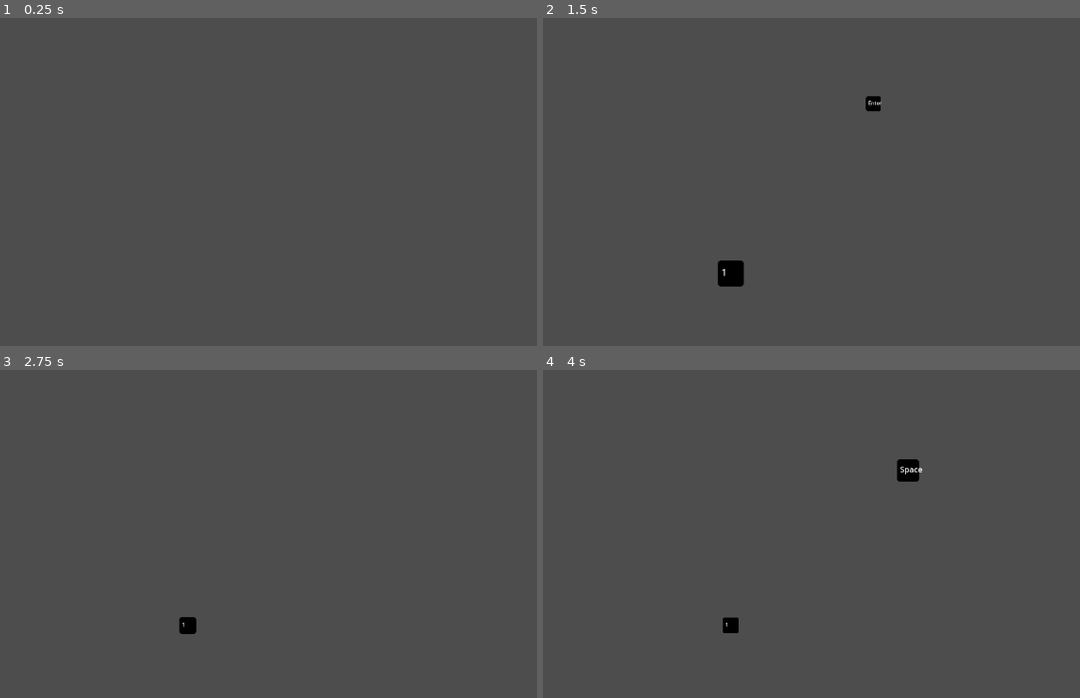
Above: before the commit, frames 1-4 (two rows, left to right).
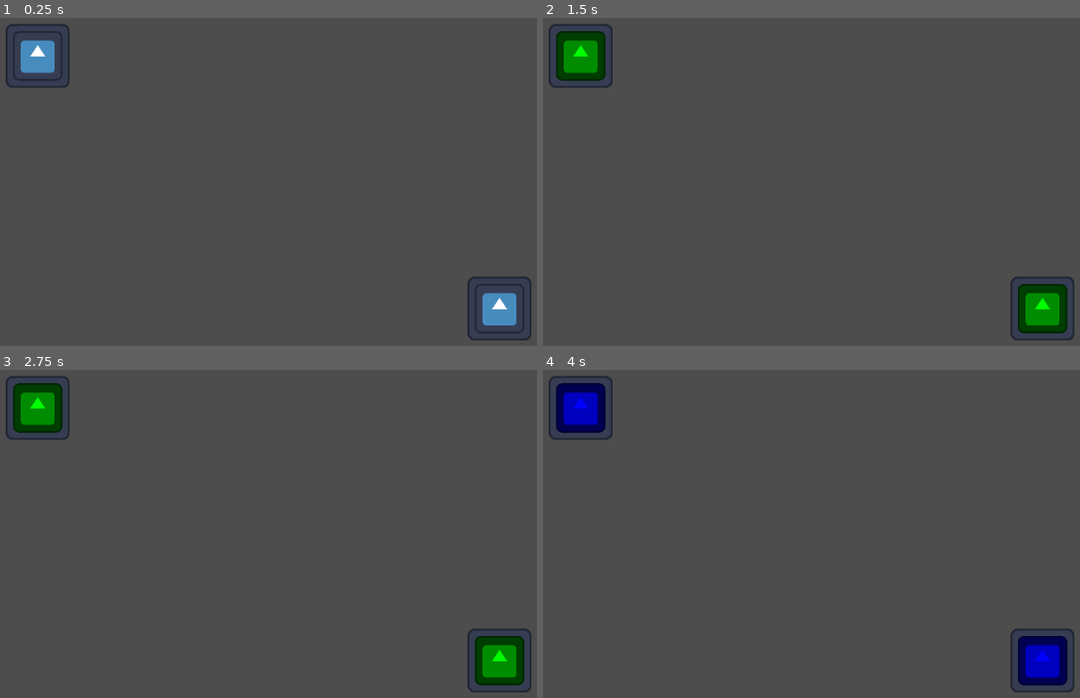
Above: after the commit, the same moments.

Repository: StickyBeacon/balloons
Game: Godot game, scene res://spaces/world.tscn
The game is run twice, just before and just after one commit, with the same random seed, the same clock (stepped at 60 frames per second) and the same inputs. Before the commit the project starts from res://world.tscn. The engine's default icon, where the game draws it, is replaced by a stand-in: a white triangle on a blue panel in a dark square.
Inputs (mouse positions are in pixels of both pictures, inside the frame that each line leads up to):
- Up to frame 1 (0.25 s): no input
- Up to frame 2 (1.5 s): tap Enter at 0.5 s; move the mouse to (983, 162) at 0.52 s; click (983, 162) at 0.67 s; move the mouse to (666, 204) at 1.27 s; click (666, 204) at 1.42 s
- Up to frame 3 (2.75 s): move the mouse to (349, 442) at 2.02 s; click (349, 442) at 2.17 s
- Up to frame 4 (4 s): move the mouse to (779, 619) at 2.77 s; click (779, 619) at 2.92 s; tap Space at 3.5 s; move the mouse to (1042, 599) at 3.52 s; click (1042, 599) at 3.67 s

The runs differ from the first frame. In frame 1, 2.4% of the frame differs, in the area x 1-99%, y 1-99%; in frame 2, 4.0%; in frame 3, 3.6%; in frame 4, 3.9%.

Commit message:
Player balloons

Diff:
--- a/input_checker.gd
+++ b/input_checker.gd
@@ -1,38 +1,49 @@
 extends Node2D
 
-const player_res : Resource = preload("res://player/select_balloon.tscn")
+const selecter_balloon_res : Resource = preload("res://player/selecter_balloon.tscn")
+const player_balloon_res : Resource = preload("res://player/player_balloon.tscn")
+const voter_balloon_res : Resource = preload("res://player/voter_balloon.tscn")
 
 const DEFLATE_SPEED : float = 0.5
 const MAX_SCALE : float = 5
 const MIN_SCALE : float = 0.05
 
+var chosen_events : Array[InputEvent]
+
+
 func _input(event: InputEvent) -> void:
-	var is_allowed = event is InputEventMouseButton  \
-					or event is InputEventKey \
+	var is_allowed = event is InputEventKey \
 					or event is InputEventJoypadButton
 
-	if is_allowed and event.is_pressed():
+	if is_allowed and event.is_pressed() and not exists_in_chosen_event(event):
 		if event is InputEventMouseButton:
-			touch_player("%s" % event.button_index)
+			touch_player("%s" % event.button_index, event)
 		elif event is InputEventKey:
-			touch_player("%s" % event.as_text_keycode())
+			touch_player("%s" % event.as_text_keycode(), event)
 		elif event is InputEventJoypadButton:
-			touch_player("%s, %s" % [event.device,event.button_index])
+			touch_player("%s, %s" % [event.device,event.button_index], event)
 
 
-func touch_player(tag : String) -> void:
+func exists_in_chosen_event(event : InputEvent) -> bool:
+	for chosen_event in chosen_events:
+		if event.is_match(chosen_event):
+			return true
+	return false
+
+
+
+func touch_player(tag : String, event : InputEvent) -> void:
 	var children = get_children()
 
 	for child in children:
 		if child.name == tag:
-			print("Child found!")
 			increase_size(child,0.3)
 			return
 
-	var player : SelectBalloon = player_res.instantiate()
+	var player : SelectBalloon = selecter_balloon_res.instantiate()
 	add_child(player)
-	player.global_position = Vector2((randf()-0.5)*300,(randf()-0.5)*300)
-	player.initialize(tag)
+	player.global_position = Vector2((randf()-0.5)*300,(randf()-0.5)*300) + Vector2(0,-100)
+	player.initialize(tag, event)
 	player.name = tag
 
 
@@ -42,13 +53,21 @@
 
 	if child.scale.x > MAX_SCALE:
 		print("%s: I've been chosen!" % name)
-		# TODO POP THE BALLOOn
+		spawn_voter(child)
 		child.queue_free()
 	elif child.scale.x < MIN_SCALE:
 		# TODO POP THE BALLOOn
 		child.queue_free()
 
 
-func _process(delta: float) -> void:
+func _process(delta : float) -> void:
 	for child in get_children():
 		increase_size(child,-delta*DEFLATE_SPEED)
+
+
+func spawn_voter(child : SelectBalloon) -> void:
+	var voter : VoterBalloon = voter_balloon_res.instantiate()
+	voter.initialize(child.name, child.action_event)
+	%Voters.add_child(voter)
+	voter.position = Vector2((randf()-0.5)*1000, 0)
+	chosen_events.push_back(child.action_event)
--- /dev/null
+++ b/items/item.gd
@@ -0,0 +1,8 @@
+extends RigidBody2D
+class_name Item
+
+const FORCE : float = 500
+
+func initialise(player : PlayerBalloon) -> void:
+	linear_velocity = Vector2.UP.rotated(rotation)*FORCE
+	player.apply_impulse(-Vector2.UP.rotated(rotation)*FORCE)
--- /dev/null
+++ b/items/item.tscn
@@ -0,0 +1,25 @@
+[gd_scene load_steps=5 format=3 uid="uid://b1tepfbuvkv0e"]
+
+[ext_resource type="Script" uid="uid://cbnxhflpt4ow" path="res://items/item.gd" id="1_pxpuq"]
+[ext_resource type="Texture2D" uid="uid://d0c3yt2ugmg7e" path="res://icon.svg" id="2_buahv"]
+
+[sub_resource type="PhysicsMaterial" id="PhysicsMaterial_buahv"]
+
+[sub_resource type="CircleShape2D" id="CircleShape2D_pxpuq"]
+radius = 20.0
+
+[node name="Item" type="RigidBody2D"]
+collision_layer = 4
+collision_mask = 0
+physics_material_override = SubResource("PhysicsMaterial_buahv")
+gravity_scale = 0.0
+script = ExtResource("1_pxpuq")
+
+[node name="CollisionShape2D" type="CollisionShape2D" parent="."]
+shape = SubResource("CircleShape2D_pxpuq")
+
+[node name="Icon" type="Sprite2D" parent="."]
+modulate = Color(1, 0, 0, 1)
+z_index = 10
+scale = Vector2(0.295735, 0.295735)
+texture = ExtResource("2_buahv")
--- /dev/null
+++ b/managers/item_container.gd
@@ -0,0 +1,6 @@
+extends Node
+
+
+func clear_items() -> void:
+	for item in get_children():
+		item.queue_free()
--- /dev/null
+++ b/player/aimer.gd
@@ -0,0 +1,7 @@
+extends Node
+
+const ROTATE_SPEED : float = 2*PI
+
+
+func _physics_process(delta: float) -> void:
+	%AimerNode.rotate(delta*ROTATE_SPEED)
--- /dev/null
+++ b/player/ammo_container.gd
@@ -0,0 +1,15 @@
+extends Node
+
+# TODO steek hier alle ammo ofzo.
+
+const item : Resource = preload("res://items/item.tscn")
+
+var item_array : Array[Resource] = [item, item, item]
+
+
+func change_item(index : int, res : Resource):
+	item_array[index] = res
+
+
+func get_current_item_resource() -> Resource:
+	return item_array[%AmmoSwitcher.get_current_index()]
--- /dev/null
+++ b/player/ammo_switcher.gd
@@ -0,0 +1,20 @@
+extends Node
+
+var _colors : Array[Color] = [Color.RED, Color.BLUE, Color.GREEN]
+var _current_index : int = 0:
+	set(value):
+		_current_index = value
+		%AmmoIcon.modulate = _colors[_current_index]
+
+
+func _on_ammo_switch_timer_timeout() -> void:
+	switch_ammo()
+
+
+func switch_ammo() -> void:
+	_current_index = (_current_index + 1) % _colors.size()
+	print(_current_index)
+
+
+func get_current_index() -> int:
+	return _current_index
--- /dev/null
+++ b/player/player_balloon.gd
@@ -0,0 +1,16 @@
+extends RigidBody2D
+class_name PlayerBalloon
+
+@export var action_event : InputEvent
+
+
+func _input(event: InputEvent) -> void:
+	if (event is InputEventKey or event is InputEventJoypadButton) and event.is_pressed():
+		if action_event == null:
+			action_event = event
+		if event.is_match(action_event):
+			%StateMachine.press_button()
+
+
+func set_action_event(event : InputEvent):
+	action_event = event
--- /dev/null
+++ b/player/player_balloon.tscn
@@ -0,0 +1,69 @@
+[gd_scene load_steps=9 format=3 uid="uid://b5psgwewk1v3"]
+
+[ext_resource type="Script" uid="uid://ov74tu5f2qaq" path="res://player/player_balloon.gd" id="1_5o7mk"]
+[ext_resource type="Texture2D" uid="uid://d0c3yt2ugmg7e" path="res://icon.svg" id="1_f47xf"]
+[ext_resource type="Script" uid="uid://b1v3yn4eib51f" path="res://player/aimer.gd" id="3_67ajk"]
+[ext_resource type="Script" uid="uid://b2tqqnkabodfk" path="res://player/ammo_switcher.gd" id="4_30ftv"]
+[ext_resource type="Script" uid="uid://2yrddu6k5r8h" path="res://player/state_machine.gd" id="4_homko"]
+[ext_resource type="Script" uid="uid://ckjqqd4s0svgt" path="res://player/ammo_container.gd" id="5_c4xvv"]
+
+[sub_resource type="PhysicsMaterial" id="PhysicsMaterial_c4xvv"]
+friction = 0.0
+bounce = 1.0
+
+[sub_resource type="CircleShape2D" id="CircleShape2D_5o7mk"]
+radius = 50.0
+
+[node name="PlayerBalloon" type="RigidBody2D"]
+collision_layer = 2
+physics_material_override = SubResource("PhysicsMaterial_c4xvv")
+gravity_scale = 0.0
+lock_rotation = true
+linear_damp = 3.0
+script = ExtResource("1_5o7mk")
+
+[node name="BalloonBackground" type="Sprite2D" parent="."]
+scale = Vector2(0.77273715, 0.77273715)
+texture = ExtResource("1_f47xf")
+
+[node name="AmmoIcon" type="Sprite2D" parent="."]
+unique_name_in_owner = true
+z_index = 1
+scale = Vector2(0.5906888, 0.5906888)
+texture = ExtResource("1_f47xf")
+
+[node name="CollisionShape2D" type="CollisionShape2D" parent="."]
+shape = SubResource("CircleShape2D_5o7mk")
+
+[node name="AimerNode" type="Node2D" parent="."]
+unique_name_in_owner = true
+visible = false
+
+[node name="AimerIcon" type="Sprite2D" parent="AimerNode"]
+position = Vector2(0, -50)
+scale = Vector2(0.2508161, 0.2508161)
+texture = ExtResource("1_f47xf")
+
+[node name="PrivateScripts" type="Node" parent="."]
+
+[node name="Aimer" type="Node" parent="PrivateScripts"]
+script = ExtResource("3_67ajk")
+
+[node name="AmmoSwitcher" type="Node" parent="PrivateScripts"]
+unique_name_in_owner = true
+script = ExtResource("4_30ftv")
+
+[node name="AmmoSwitchTimer" type="Timer" parent="PrivateScripts/AmmoSwitcher"]
+unique_name_in_owner = true
+wait_time = 0.5
+autostart = true
+
+[node name="AmmoContainer" type="Node" parent="PrivateScripts"]
+unique_name_in_owner = true
+script = ExtResource("5_c4xvv")
+
+[node name="StateMachine" type="Node" parent="."]
+unique_name_in_owner = true
+script = ExtResource("4_homko")
+
+[connection signal="timeout" from="PrivateScripts/AmmoSwitcher/AmmoSwitchTimer" to="PrivateScripts/AmmoSwitcher" method="_on_ammo_switch_timer_timeout"]
--- a/player/select_balloon.gd
+++ /dev/null
@@ -1,8 +0,0 @@
-extends Node2D
-class_name SelectBalloon
-
-
-func initialize(tag : String) -> void:
-	$Label.text = tag
-	scale.x = 1
-	scale.y = 1
--- /dev/null
+++ b/player/selecter_balloon.gd
@@ -0,0 +1,11 @@
+extends Node2D
+class_name SelectBalloon
+
+var action_event : InputEvent = null
+
+
+func initialize(tag : String, event : InputEvent) -> void:
+	$Label.text = tag
+	scale.x = 1
+	scale.y = 1
+	action_event = event
--- a/player/select_balloon.tscn
+++ b/player/selecter_balloon.tscn
@@ -1,15 +1,15 @@
 [gd_scene load_steps=3 format=3 uid="uid://dbtadf3vqe0xq"]
 
-[ext_resource type="Script" uid="uid://1thtintp6t7b" path="res://player/select_balloon.gd" id="1_t8dbo"]
-[ext_resource type="Texture2D" uid="uid://d0c3yt2ugmg7e" path="res://icon.svg" id="2_clmiv"]
+[ext_resource type="Script" uid="uid://1thtintp6t7b" path="res://player/selecter_balloon.gd" id="1_wlyg5"]
+[ext_resource type="Texture2D" uid="uid://d0c3yt2ugmg7e" path="res://icon.svg" id="2_be8e5"]
 
 [node name="SelectBalloon" type="Node2D"]
-script = ExtResource("1_t8dbo")
+script = ExtResource("1_wlyg5")
 
 [node name="Icon" type="Sprite2D" parent="."]
-modulate = Color(0, 0, 0, 1)
+modulate = Color(0, 0, 0, 0.39215687)
 scale = Vector2(0.34861854, 0.34861854)
-texture = ExtResource("2_clmiv")
+texture = ExtResource("2_be8e5")
 
 [node name="Label" type="Label" parent="."]
 offset_left = -16.0
--- /dev/null
+++ b/player/state_machine.gd
@@ -0,0 +1,27 @@
+extends Node
+
+@onready var player : PlayerBalloon = $".."
+
+var _is_aiming : bool = false:
+	set(value):
+		_is_aiming = value
+		%AimerNode.visible = value
+		%AmmoIcon.visible = not value
+
+
+func press_button() -> void:
+	if _is_aiming:
+		shoot()
+		%AmmoSwitcher.switch_ammo()
+		%AmmoSwitchTimer.start()
+	else:
+		%AmmoSwitchTimer.stop()
+		pass
+	_is_aiming = not _is_aiming
+
+func shoot() -> void:
+	var item : Item = %AmmoContainer.get_current_item_resource().instantiate()
+	ItemContainer.add_child(item)
+	item.rotation = %AimerNode.rotation
+	item.global_position = player.global_position
+	item.initialise(player)
--- /dev/null
+++ b/player/vote_action.gd
@@ -0,0 +1,17 @@
+extends Node
+
+@onready var voter : VoterBalloon = $".."
+var tween : Tween = null
+
+const SCALE_UP = Vector2(1.2, 1.2)
+const SCALE_NORMAL = Vector2(1.0, 1.0)
+const DURATION = 0.05
+
+
+func _input(event: InputEvent) -> void:
+	if event.is_match(voter.action_event) and event.is_pressed():
+		if tween and tween.is_running():
+			tween.kill()
+		tween = create_tween()
+		tween.tween_property(voter, "scale", SCALE_UP, DURATION).set_trans(Tween.TRANS_SINE).set_ease(Tween.EASE_OUT)
+		tween.tween_property(voter, "scale", SCALE_NORMAL, DURATION).set_trans(Tween.TRANS_SINE).set_ease(Tween.EASE_IN)
--- /dev/null
+++ b/player/voter_balloon.gd
@@ -0,0 +1,9 @@
+extends Node2D
+class_name VoterBalloon
+
+var action_event : InputEvent = null
+
+
+func initialize(tag : String, event : InputEvent) -> void:
+	$Label.text = tag
+	action_event = event
--- /dev/null
+++ b/player/voter_balloon.tscn
@@ -0,0 +1,23 @@
+[gd_scene load_steps=4 format=3 uid="uid://8jsdqtei6228"]
+
+[ext_resource type="Script" uid="uid://bc07w0xffnix4" path="res://player/voter_balloon.gd" id="1_kjh50"]
+[ext_resource type="Texture2D" uid="uid://d0c3yt2ugmg7e" path="res://icon.svg" id="2_h8qle"]
+[ext_resource type="Script" uid="uid://86n23fca6om1" path="res://player/vote_action.gd" id="3_0uapk"]
+
+[node name="VoterBalloon" type="Node2D"]
+script = ExtResource("1_kjh50")
+
+[node name="Icon" type="Sprite2D" parent="."]
+modulate = Color(0, 0, 0, 0.39215687)
+texture = ExtResource("2_h8qle")
+
+[node name="Label" type="Label" parent="."]
+offset_left = -51.0
+offset_top = -29.0
+offset_right = -11.0
+offset_bottom = -6.0
+scale = Vector2(2.7600245, 2.7600245)
+text = "Pert"
+
+[node name="VoteAction" type="Node" parent="."]
+script = ExtResource("3_0uapk")
--- a/project.godot
+++ b/project.godot
@@ -11,6 +11,16 @@
 [application]
 
 config/name="balloons"
-run/main_scene="uid://7q2mbwdkvitd"
+run/main_scene="uid://34jjdlmu6dgd"
 config/features=PackedStringArray("4.5", "Forward Plus")
 config/icon="res://icon.svg"
+
+[autoload]
+
+ItemContainer="*res://managers/item_container.gd"
+
+[layer_names]
+
+2d_physics/layer_1="Ground"
+2d_physics/layer_2="Player"
+2d_physics/layer_3="Item"
--- /dev/null
+++ b/spaces/main_menu.tscn
@@ -0,0 +1,21 @@
+[gd_scene load_steps=3 format=3 uid="uid://7q2mbwdkvitd"]
+
+[ext_resource type="Script" uid="uid://drcdpwnw10juk" path="res://input_checker.gd" id="1_3bvoi"]
+[ext_resource type="Texture2D" uid="uid://d0c3yt2ugmg7e" path="res://icon.svg" id="2_titsa"]
+
+[node name="MainMenu" type="Node2D"]
+
+[node name="InputChecker" type="Node2D" parent="."]
+script = ExtResource("1_3bvoi")
+
+[node name="Camera2D" type="Camera2D" parent="."]
+
+[node name="Icon" type="Sprite2D" parent="."]
+modulate = Color(1, 1, 1, 0.15686275)
+position = Vector2(5.722046e-06, 223.99998)
+scale = Vector2(8.526678, 1.2903484)
+texture = ExtResource("2_titsa")
+
+[node name="Voters" type="Node2D" parent="."]
+unique_name_in_owner = true
+position = Vector2(0, 224)
--- /dev/null
+++ b/spaces/world.tscn
@@ -0,0 +1,53 @@
+[gd_scene load_steps=5 format=3 uid="uid://34jjdlmu6dgd"]
+
+[ext_resource type="PackedScene" uid="uid://b5psgwewk1v3" path="res://player/player_balloon.tscn" id="1_7tu88"]
+
+[sub_resource type="InputEventKey" id="InputEventKey_7tu88"]
+keycode = 87
+
+[sub_resource type="InputEventKey" id="InputEventKey_4q24o"]
+resource_local_to_scene = true
+device = -1
+keycode = 65
+unicode = 97
+
+[sub_resource type="WorldBoundaryShape2D" id="WorldBoundaryShape2D_7tu88"]
+
+[node name="World" type="Node2D"]
+
+[node name="Camera2D" type="Camera2D" parent="."]
+
+[node name="PlayerBalloon" parent="." instance=ExtResource("1_7tu88")]
+position = Vector2(347, 193)
+action_event = SubResource("InputEventKey_7tu88")
+
+[node name="PlayerBalloon2" parent="." instance=ExtResource("1_7tu88")]
+position = Vector2(-361, -195)
+action_event = SubResource("InputEventKey_4q24o")
+
+[node name="StaticBody2D" type="StaticBody2D" parent="."]
+position = Vector2(0, 322)
+
+[node name="CollisionShape2D" type="CollisionShape2D" parent="StaticBody2D"]
+shape = SubResource("WorldBoundaryShape2D_7tu88")
+
+[node name="StaticBody2D2" type="StaticBody2D" parent="."]
+position = Vector2(-3, -322)
+rotation = 3.1415927
+
+[node name="CollisionShape2D" type="CollisionShape2D" parent="StaticBody2D2"]
+shape = SubResource("WorldBoundaryShape2D_7tu88")
+
+[node name="StaticBody2D3" type="StaticBody2D" parent="."]
+position = Vector2(580, 0)
+rotation = 4.712389
+
+[node name="CollisionShape2D" type="CollisionShape2D" parent="StaticBody2D3"]
+shape = SubResource("WorldBoundaryShape2D_7tu88")
+
+[node name="StaticBody2D4" type="StaticBody2D" parent="."]
+position = Vector2(-576, 0)
+rotation = 1.5707964
+
+[node name="CollisionShape2D" type="CollisionShape2D" parent="StaticBody2D4"]
+shape = SubResource("WorldBoundaryShape2D_7tu88")
--- a/world.tscn
+++ /dev/null
@@ -1,10 +0,0 @@
-[gd_scene load_steps=2 format=3 uid="uid://7q2mbwdkvitd"]
-
-[ext_resource type="Script" uid="uid://drcdpwnw10juk" path="res://input_checker.gd" id="1_f3sb7"]
-
-[node name="World" type="Node2D"]
-
-[node name="InputChecker" type="Node2D" parent="."]
-script = ExtResource("1_f3sb7")
-
-[node name="Camera2D" type="Camera2D" parent="."]
Not shown, added: items/item.gd.uid
Not shown, added: managers/item_container.gd.uid
Not shown, added: player/aimer.gd.uid
Not shown, added: player/ammo_container.gd.uid
Not shown, added: player/ammo_switcher.gd.uid
Not shown, added: player/player_balloon.gd.uid
Renamed: player/select_balloon.gd.uid -> player/selecter_balloon.gd.uid
Not shown, added: player/state_machine.gd.uid
Not shown, added: player/vote_action.gd.uid
Not shown, added: player/voter_balloon.gd.uid
